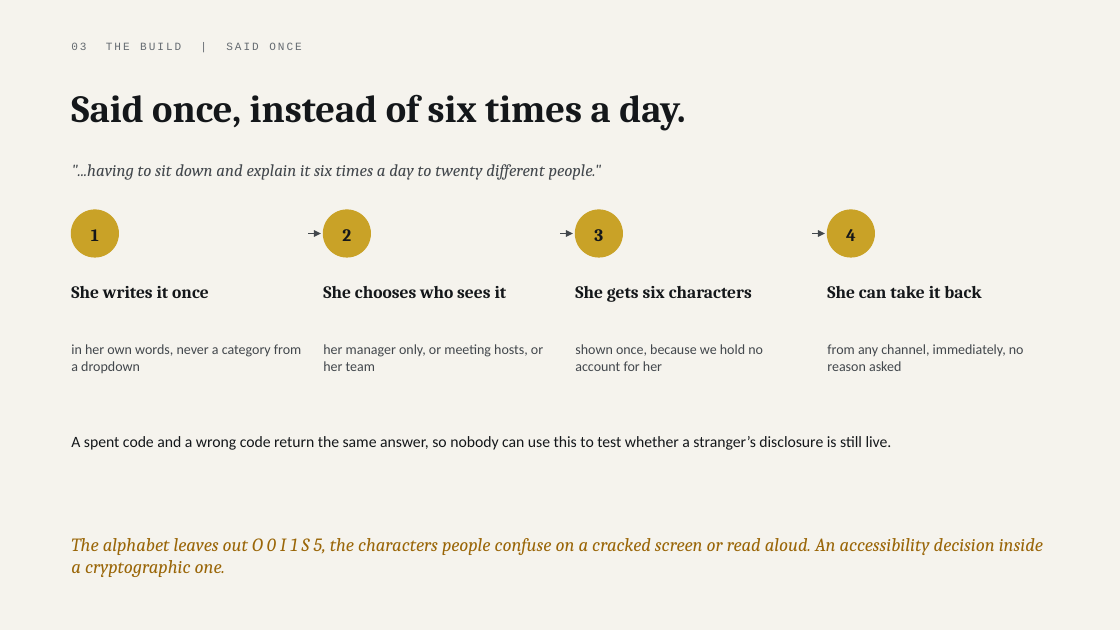
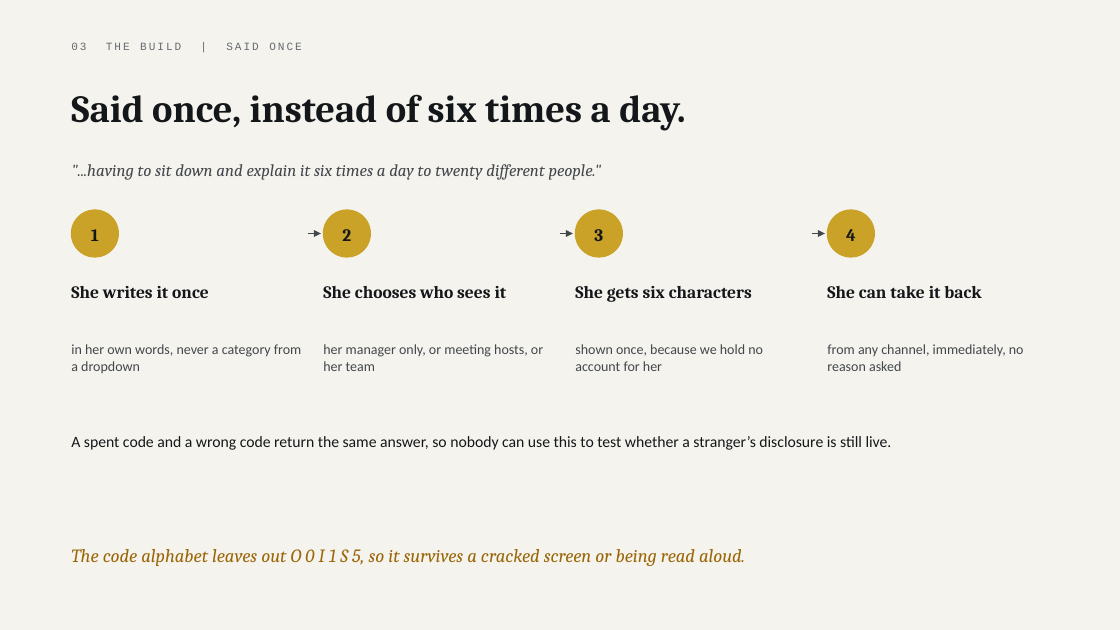
Before and after one commit to parthsevak2/curb-cut, a slide deck: slide 18 of deck/Curb-Cut.pptx. Drawn at 1120x630 pixels with LibreOffice and Linux fonts; fonts in the diff are those of the drawing. Boxes give left, top, right and bottom in pixels: in the first picture for what was removed or moved away, otherwise in the second. Text is boxed around its words. In the diff, an @@ line names an element or a change of style, - is before the commit and + after.

```diff
--- a/deck/Curb-Cut.pptx
+++ b/deck/Curb-Cut.pptx
@@ text at (x1=71, y1=549, x2=745, y2=566): text changed @@
-The alphabet leaves out O 0 I 1 S 5, the characters people confuse on a cracked screen or read aloud. An accessibility decision inside a cryptographic one.
+The code alphabet leaves out O 0 I 1 S 5, so it survives a cracked screen or being read aloud.
```
Also in this commit, not shown: 13 other slides changed, 20 other files.
